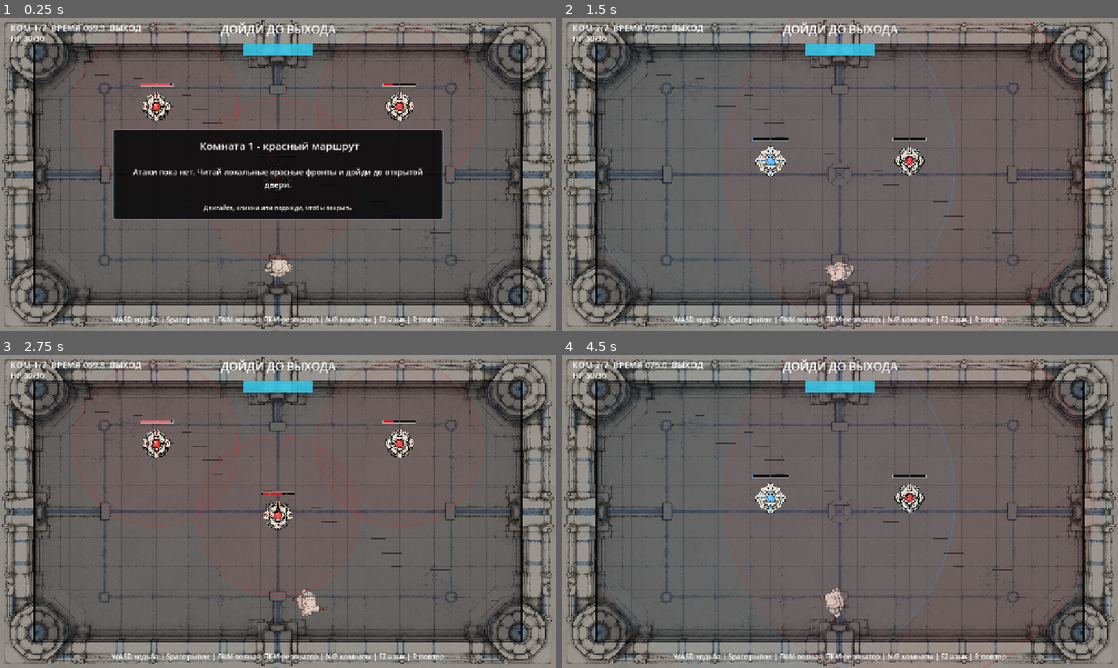
Above: before the commit, frames 1-4 (two rows, left to right).
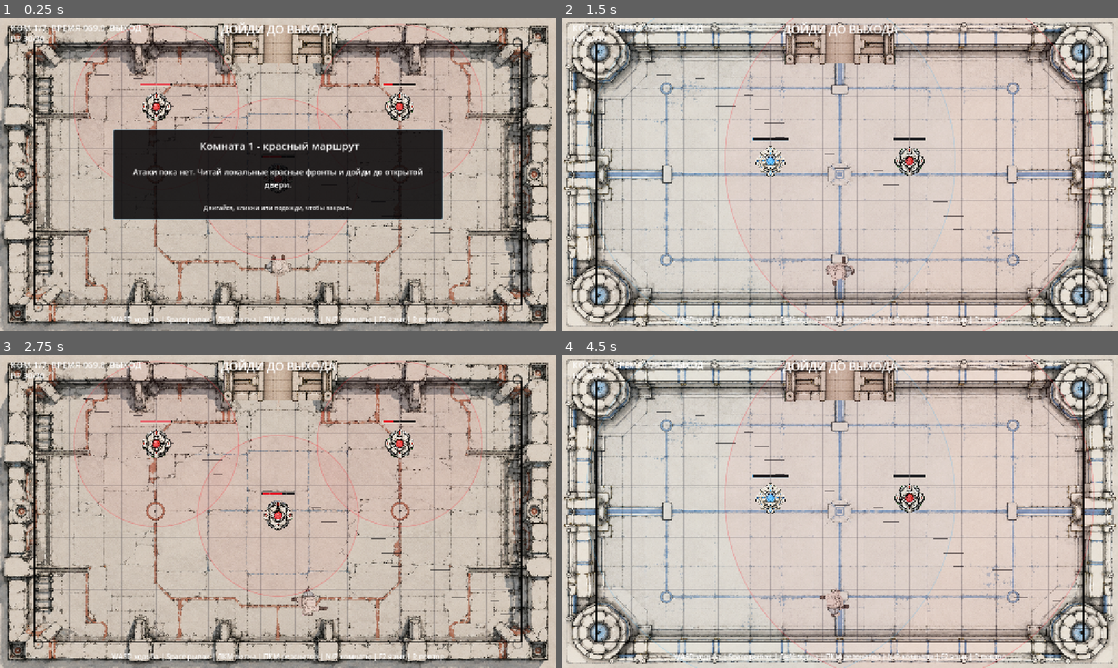
Above: after the commit, the same moments.

Repository: KirillRnd/ellipsis
Game: Godot game, scene res://main.tscn
Same seed, same stepped clock (60 frames per second), same inputs: the game is played once before the commit and once after it.
Inputs (mouse positions are in pixels of both pictures, inside the frame that each line leads up to):
- Up to frame 1 (0.25 s): no input
- Up to frame 2 (1.5 s): tap Enter at 0.5 s; move the mouse to (962, 158) at 0.52 s; hold D 0.53-1.28 s; hold R 0.53-1.28 s; click (962, 158) at 0.67 s; tap Space at 0.77 s; move the mouse to (728, 190) at 1.27 s; hold S from 1.28 s (still down); tap N at 1.35 s
- Up to frame 3 (2.75 s): tap Space at 1.52 s; move the mouse to (333, 442) at 2.02 s; release S at 2.03 s; hold D from 2.03 s (still down); hold P from 2.03 s (still down)
- Up to frame 4 (4.5 s): move the mouse to (812, 574) at 2.77 s; release D at 2.78 s; release P at 2.78 s; hold W 2.78-3.53 s; tap Enter at 2.85 s; click (812, 574) at 2.92 s; tap Space at 3.02, 3.77 s; move the mouse to (1006, 558) at 3.52 s; hold R 3.53-4.28 s; hold A from 3.53 s (still down); move the mouse to (673, 464) at 4.27 s; tap N at 4.35 s

The runs differ from the first frame. In frame 1, 74% of the frame differs, in the area x 0-100%, y 0-100%; in frame 2, 94%; in frame 3, 90%; in frame 4, 94%.

Commit message:
arena: integrate layered Old Sluice gate and collisions

Diff:
--- a/godot/scenes/Arena.tscn
+++ b/godot/scenes/Arena.tscn
@@ -3,4 +3,5 @@
 [ext_resource type="Script" path="res://scripts/Arena.gd" id="1"]
 
 [node name="Arena" type="Node2D"]
+z_index = -100
 script = ExtResource("1")
--- /dev/null
+++ b/godot/scenes/ExitGate.tscn
@@ -0,0 +1,28 @@
+[gd_scene load_steps=5 format=3]
+
+[ext_resource type="Texture2D" path="res://assets/arena/gate_two_state_sheet.png" id="1_gate"]
+[ext_resource type="Script" path="res://scripts/ExitGate.gd" id="2_script"]
+
+[sub_resource type="RectangleShape2D" id="RectangleShape2D_left"]
+size = Vector2(400, 424)
+
+[sub_resource type="RectangleShape2D" id="RectangleShape2D_right"]
+size = Vector2(400, 424)
+
+[node name="ExitGate" type="Sprite2D"]
+z_index = -90
+texture = ExtResource("1_gate")
+hframes = 2
+script = ExtResource("2_script")
+
+[node name="LeftWall" type="StaticBody2D" parent="."]
+position = Vector2(-380, 0)
+
+[node name="CollisionShape2D" type="CollisionShape2D" parent="LeftWall"]
+shape = SubResource("RectangleShape2D_left")
+
+[node name="RightWall" type="StaticBody2D" parent="."]
+position = Vector2(380, 0)
+
+[node name="CollisionShape2D" type="CollisionShape2D" parent="RightWall"]
+shape = SubResource("RectangleShape2D_right")
--- a/godot/scenes/Player.tscn
+++ b/godot/scenes/Player.tscn
@@ -58,6 +58,9 @@
 [sub_resource type="AtlasTexture" id="AtlasTexture_place_1"]
 atlas = ExtResource("6_place")
 region = Rect2(256, 0, 256, 256)
+
+[sub_resource type="CircleShape2D" id="CircleShape2D_player"]
+radius = 8.0
 
 [sub_resource type="SpriteFrames" id="SpriteFrames_colorless"]
 animations = [{
@@ -141,6 +144,9 @@
 [node name="Player" type="CharacterBody2D"]
 script = ExtResource("1")
 
+[node name="CollisionShape2D" type="CollisionShape2D" parent="."]
+shape = SubResource("CircleShape2D_player")
+
 [node name="VisualRoot" type="Node2D" parent="."]
 scale = Vector2(0.35, 0.35)
 
--- a/godot/scripts/Arena.gd
+++ b/godot/scripts/Arena.gd
@@ -3,12 +3,24 @@
 
 const ARENA_RECT := Rect2(Vector2(80, 60), Vector2(1120, 600))
 const VIEW_RECT := Rect2(Vector2.ZERO, Vector2(1280, 720))
-const BLUE_GUIDES_BG := preload("res://assets/arena/arena_blue_guides_bg.png")
+const BACKGROUNDS := {
+	"blue_guides": preload("res://assets/arena/arena_blue_guides_bg.png"),
+	"red_fault": preload("res://assets/arena/arena_red_fault_bg.png"),
+	"gold_boss": preload("res://assets/arena/arena_gold_boss_bg.png"),
+}
+
+var _background: Texture2D = BACKGROUNDS["blue_guides"]
+
+
+func set_background(background_id: String) -> void:
+	if not BACKGROUNDS.has(background_id):
+		push_warning("Unknown arena background: %s" % background_id)
+		background_id = "blue_guides"
+	_background = BACKGROUNDS[background_id]
+	queue_redraw()
 
 func _draw() -> void:
-	draw_texture_rect(BLUE_GUIDES_BG, VIEW_RECT, false, Color(1.0, 1.0, 1.0, 0.82))
-	draw_rect(VIEW_RECT, Color(0.008, 0.008, 0.014, 0.26))
-	draw_rect(ARENA_RECT, Color(0.055, 0.052, 0.070, 0.34))
+	draw_texture_rect(_background, VIEW_RECT, false)
 	_draw_floor_grid()
 	_draw_border()
 
@@ -33,4 +45,3 @@
 
 func _draw_border() -> void:
 	draw_rect(ARENA_RECT, Color(0.0, 0.0, 0.0, 0.96), false, 5.0)
-	draw_rect(ARENA_RECT.grow(-5.0), Color(0.08, 0.08, 0.11, 0.55), false, 1.0)
--- a/godot/scripts/EncounterCatalog.gd
+++ b/godot/scripts/EncounterCatalog.gd
@@ -49,6 +49,7 @@
 		"objective": "defeat_emitters",
 		"battle_length": 70.0,
 		"game_speed": 0.333333,
+		"arena_background": "red_fault",
 		"kills_to_win": 1,
 		"next_emitter_delay": 2.0,
 		"player_position": Vector2(640, 570),
@@ -63,9 +64,8 @@
 		},
 		"exit": {
 			"side": "top",
-			"door_rect": Rect2(Vector2(560, 60), Vector2(160, 26)),
-			"trigger_rect": Rect2(Vector2(560, 90), Vector2(160, 38)),
-			"color": Color(0.22, 0.86, 1.0, 0.78),
+			"door_rect": Rect2(Vector2(600, 60), Vector2(80, 26)),
+			"trigger_rect": Rect2(Vector2(600, 90), Vector2(80, 38)),
 		},
 		"blue_beacon": {},
 		"emitters": [],
@@ -136,6 +136,7 @@
 		"ru": "Комната 2 - синий маршрут",
 	})
 	room["objective"] = "reach_exit"
+	room["arena_background"] = "blue_guides"
 	room["battle_length"] = 75.0
 	room["player_wave_enabled"] = false
 	room["popup_hint"] = {
@@ -292,6 +293,7 @@
 		"ru": "Комната 6 - синий резонанс",
 	})
 	room["battle_length"] = 85.0
+	room["arena_background"] = "blue_guides"
 	room["kills_to_win"] = 1
 	room["popup_hint"] = {
 		"title": room["title"],
@@ -389,6 +391,7 @@
 		"ru": "MVP боевой тест",
 	})
 	room["battle_length"] = 90.0
+	room["arena_background"] = "gold_boss"
 	room["kills_to_win"] = 3
 	room["resonator_enabled"] = true
 	room["blue_beacon"] = {
--- /dev/null
+++ b/godot/scripts/ExitGate.gd
@@ -0,0 +1,14 @@
+class_name ExitGate
+extends Sprite2D
+
+const SOURCE_OPENING_WIDTH := 360.0
+
+
+func configure(door_rect: Rect2) -> void:
+	var uniform_scale := door_rect.size.x / SOURCE_OPENING_WIDTH
+	global_position = Vector2(door_rect.get_center().x, door_rect.position.y)
+	scale = Vector2.ONE * uniform_scale
+
+
+func set_open(is_open: bool) -> void:
+	frame = 1 if is_open else 0
--- a/godot/scripts/Main.gd
+++ b/godot/scripts/Main.gd
@@ -16,6 +16,7 @@
 const BLUE_BEACON_SCRIPT := preload("res://scripts/BlueBeacon.gd")
 const RESONATOR_SCRIPT := preload("res://scripts/Resonator.gd")
 const WAVE_EMITTER_SCENE := preload("res://scenes/WaveEmitter.tscn")
+const EXIT_GATE_SCENE := preload("res://scenes/ExitGate.tscn")
 const DEFAULT_RESONATOR_PLACE_RANGE := 190.0
 const DEFAULT_LANGUAGE := "ru"
 const SUPPORTED_LANGUAGES := ["ru", "en"]
@@ -45,6 +46,7 @@
 
 @onready var wave_manager = $WaveManager
 @onready var player = $Player
+@onready var arena: Arena = $Arena
 
 var _state := "combat"
 var _elapsed := 0.0
@@ -75,8 +77,7 @@
 var _exit_unlocked := false
 var _exit_trigger_rect := Rect2()
 var _exit_door_rect := Rect2()
-var _exit_door_color := Color(0.22, 0.86, 1.0, 0.78)
-var _door_visual: ColorRect
+var _exit_gate: ExitGate
 var _hint_popup: Panel
 var _hint_popup_title: Label
 var _hint_popup_body: Label
@@ -117,7 +118,8 @@
 	_exit_unlocked = _objective == "reach_exit"
 	player.counter_wave_enabled = _player_wave_available
 	player.dash_enabled = _dash_available
-	_show_exit_door(_exit_unlocked)
+	arena.set_background(_current_encounter.get("arena_background", "red_fault"))
+	_set_exit_gate_open(_exit_unlocked)
 
 	_create_emitters(_current_encounter.get("emitters", []))
 	wave_manager.emitters = _emitters
@@ -176,7 +178,6 @@
 	var exit_config: Dictionary = encounter.get("exit", {})
 	_exit_door_rect = exit_config.get("door_rect", Rect2())
 	_exit_trigger_rect = exit_config.get("trigger_rect", Rect2())
-	_exit_door_color = exit_config.get("color", Color(0.22, 0.86, 1.0, 0.78))
 
 
 func _create_emitters(emitter_configs: Array) -> void:
@@ -323,26 +324,22 @@
 	_update_emitters(false)
 	_update_blue_beacon(false)
 	wave_manager.clear_all_waves()
-	_show_exit_door(true)
+	_set_exit_gate_open(true)
 	_status_label.text = _t("exit_open")
 	_set_controls_text()
 
 
 func _create_exit_door_visual() -> void:
-	_door_visual = ColorRect.new()
-	_door_visual.name = "ExitDoorPlaceholder"
-	_door_visual.visible = false
-	_door_visual.z_index = 80
-	add_child(_door_visual)
-
-
-func _show_exit_door(visible: bool) -> void:
-	if not is_instance_valid(_door_visual):
-		return
-	_door_visual.visible = visible and _exit_door_rect.size.length_squared() > 0.0
-	_door_visual.position = _exit_door_rect.position
-	_door_visual.size = _exit_door_rect.size
-	_door_visual.color = _exit_door_color
+	_exit_gate = EXIT_GATE_SCENE.instantiate()
+	add_child(_exit_gate)
+
+
+func _set_exit_gate_open(is_open: bool) -> void:
+	if not is_instance_valid(_exit_gate):
+		return
+	_exit_gate.visible = _exit_door_rect.size.length_squared() > 0.0
+	_exit_gate.configure(_exit_door_rect)
+	_exit_gate.set_open(is_open)
 
 
 func _update_emitters(running: bool) -> void:
@@ -469,7 +466,7 @@
 		return
 	_state = new_state
 	player.counter_wave_enabled = false
-	_show_exit_door(false)
+	_set_exit_gate_open(false)
 	if _state == "victory":
 		_status_label.text = _t("demo_clear")
 		_set_controls_text()
Binary file changed: godot/assets/arena/arena_blue_guides_bg.png
Binary file changed: godot/assets/arena/arena_gold_boss_bg.png
Binary file changed: godot/assets/arena/arena_red_fault_bg.png
Binary file added: godot/assets/arena/gate_two_state_sheet.png
Not shown, added: godot/assets/arena/gate_two_state_sheet.png.import
Not shown: 1 places in godot/scenes/Player.tscn that only renumber resources
Not shown, added: godot/scripts/ExitGate.gd.uid
Not shown, added: tools/build_old_sluice_runtime_assets.py
